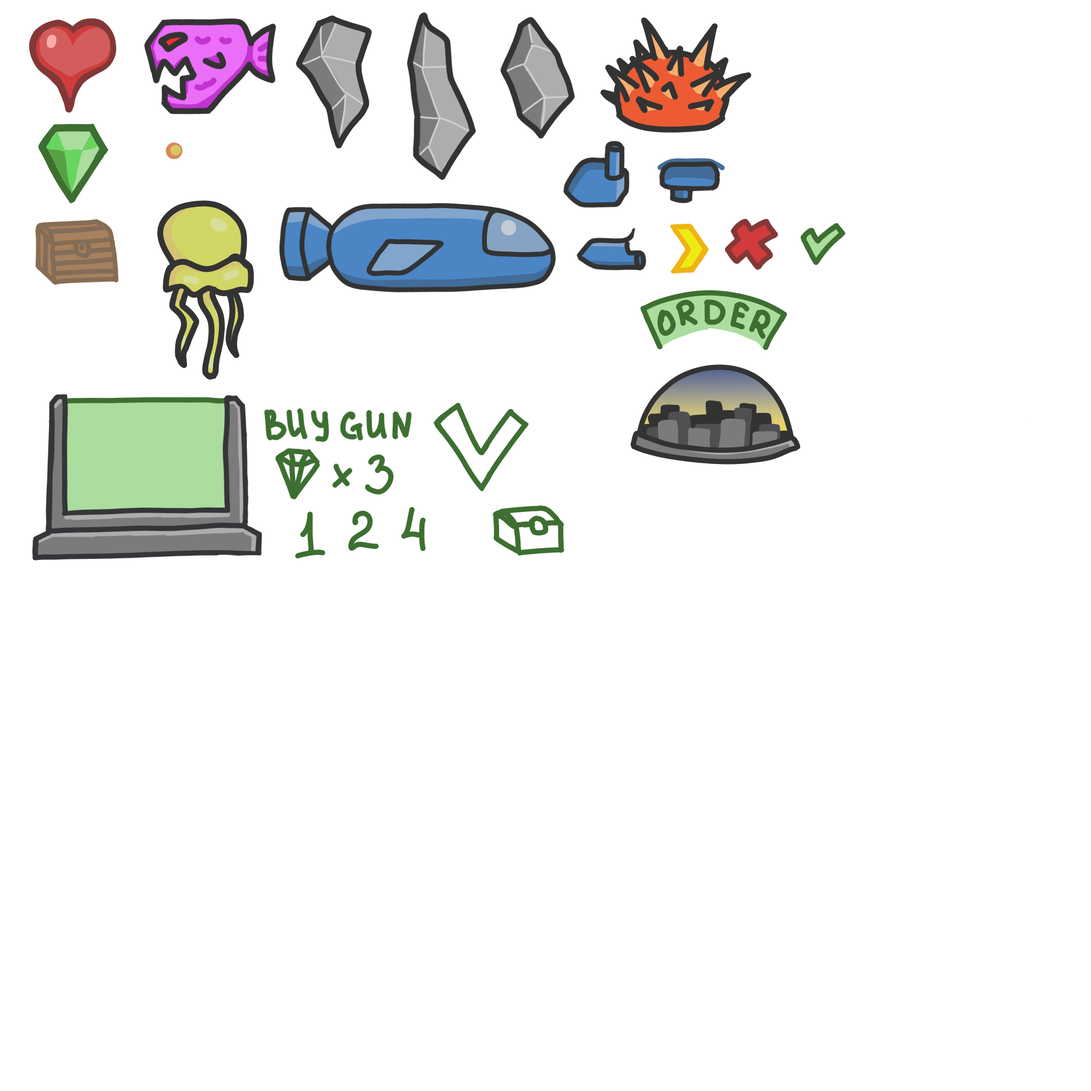
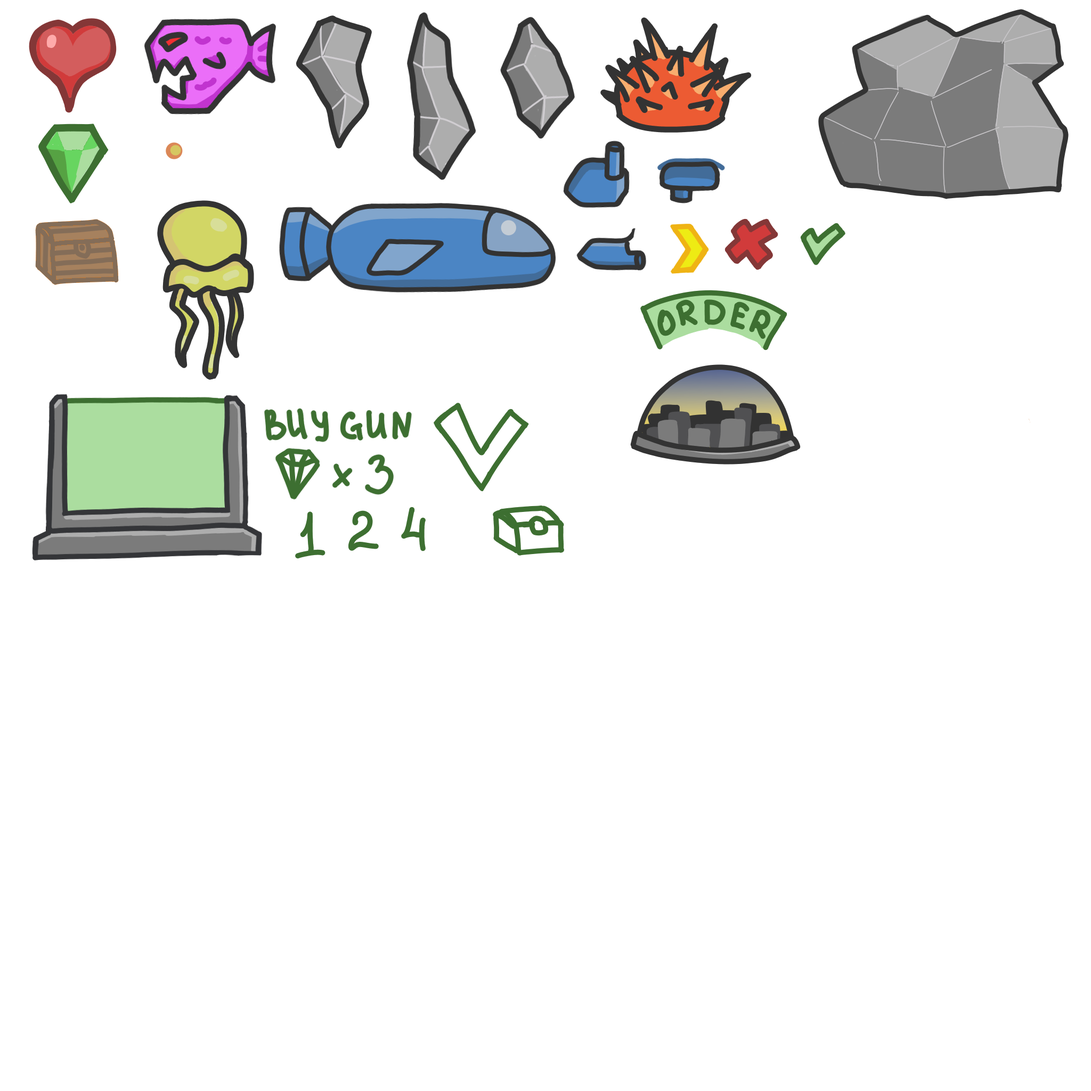
Layer changes from the first 1091×1091 image to the second:
pixels changed over [818, 9, 1070, 200] (layer not identified)
